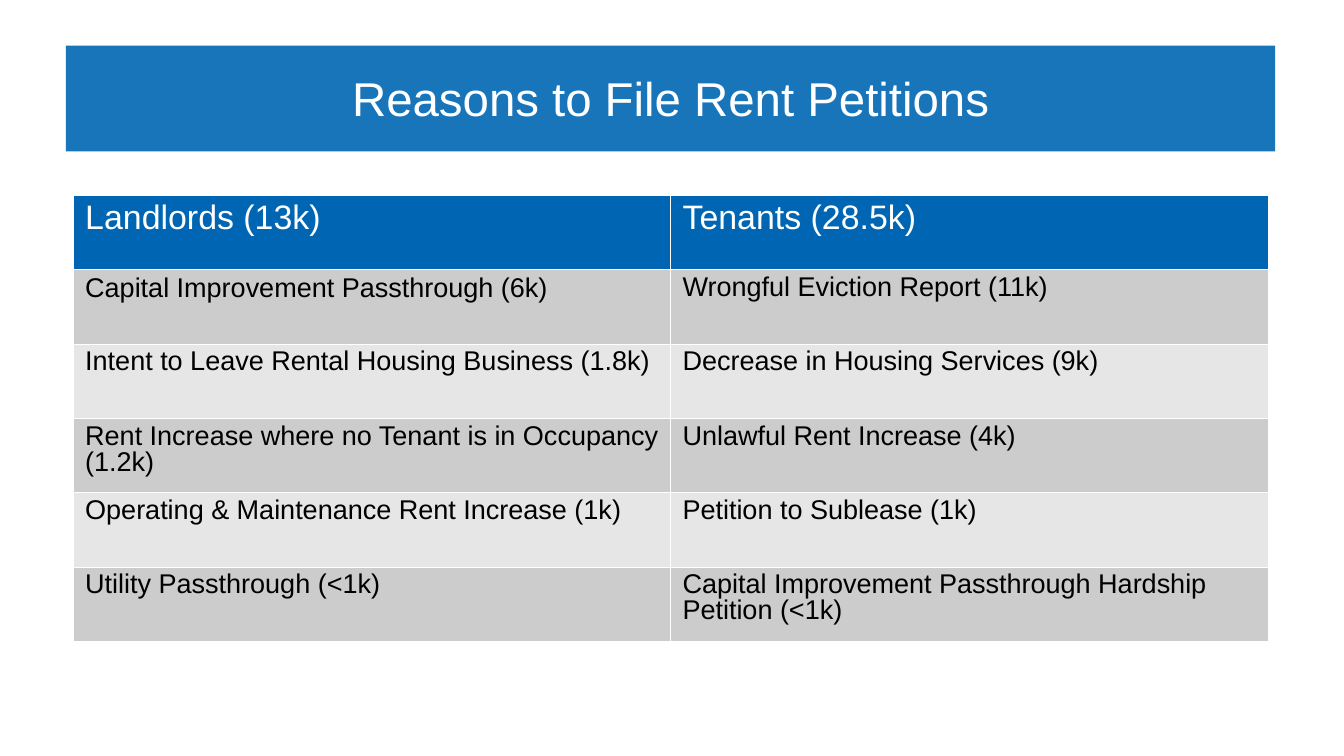
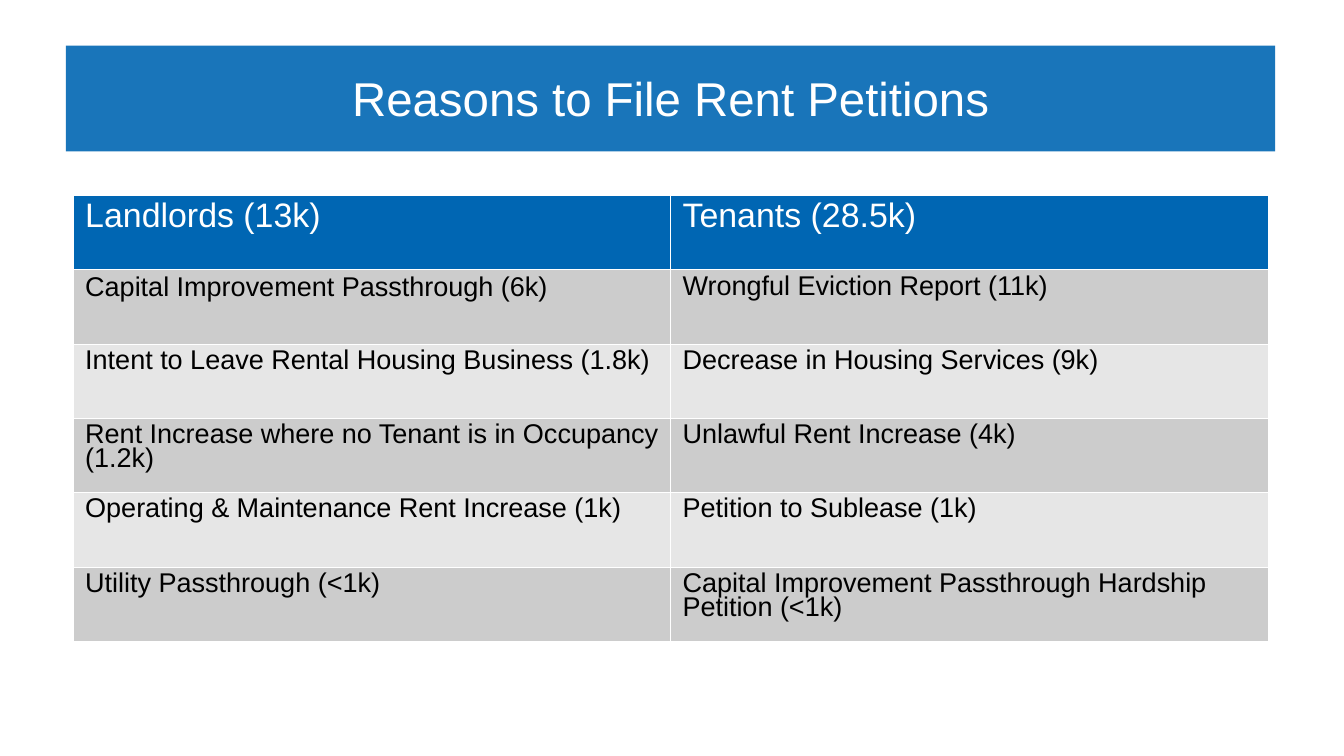
Before and after one commit to harrisonized/Predicting_Rent_Petitions_in_SF, a slide deck: slide 4 of Predicting Petitions in SF Presentation.ppt. Drawn at 1344x756 pixels with LibreOffice and Linux fonts; fonts in the diff are those of the drawing. Boxes give left, top, right and bottom in pixels: in the first picture for what was removed or moved away, otherwise in the second. Text is boxed around its words. In the diff, an @@ line names an element or a change of style, - is before the commit and + after.

```diff
--- a/Predicting Petitions in SF Presentation.ppt
+++ b/Predicting Petitions in SF Presentation.ppt
@@ table at box(73, 195, 1268, 642) @@
@@ line spacing 0.93 to 0.87 @@
@@ line spacing 0.87 to 0.81 @@
```
Also in this commit, not shown: 1 other slide changed, 12 other files.
